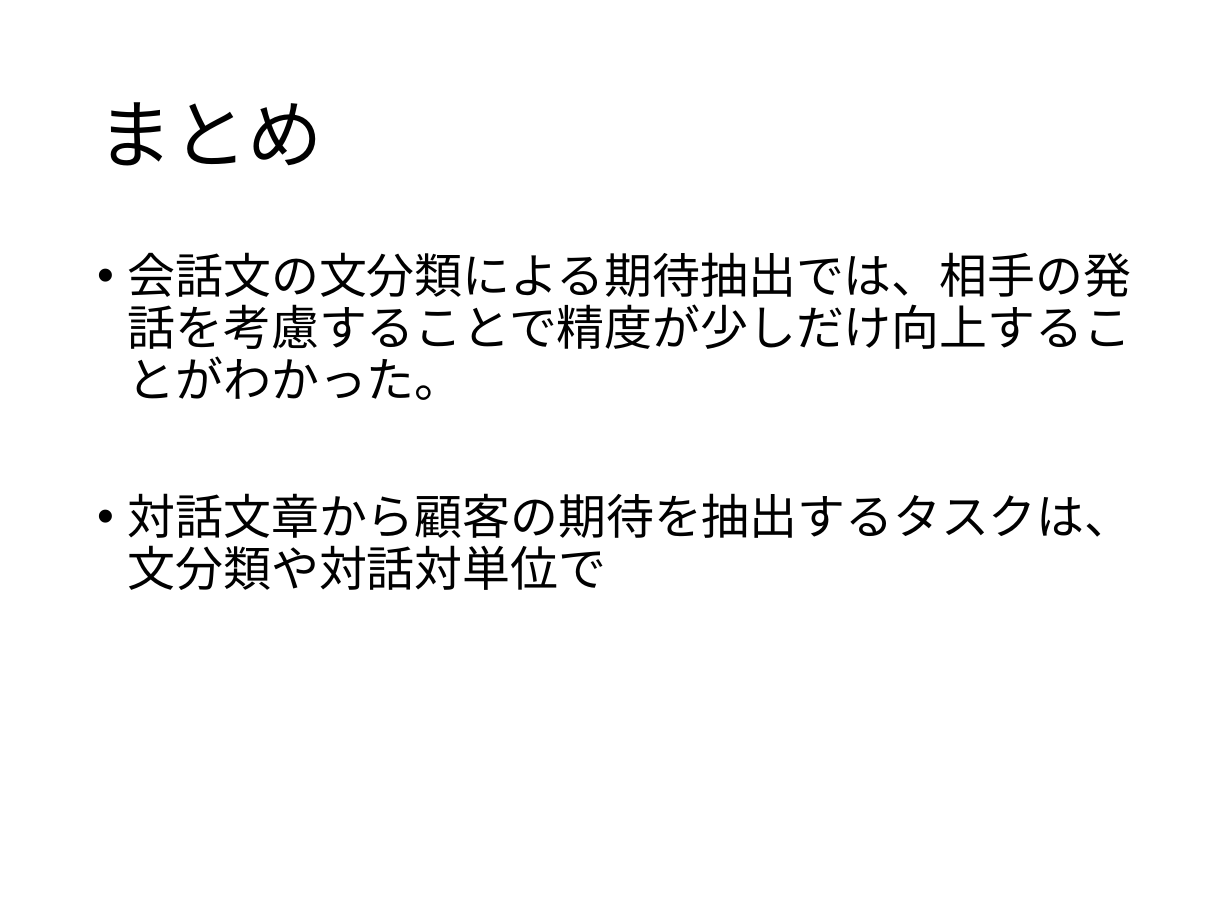
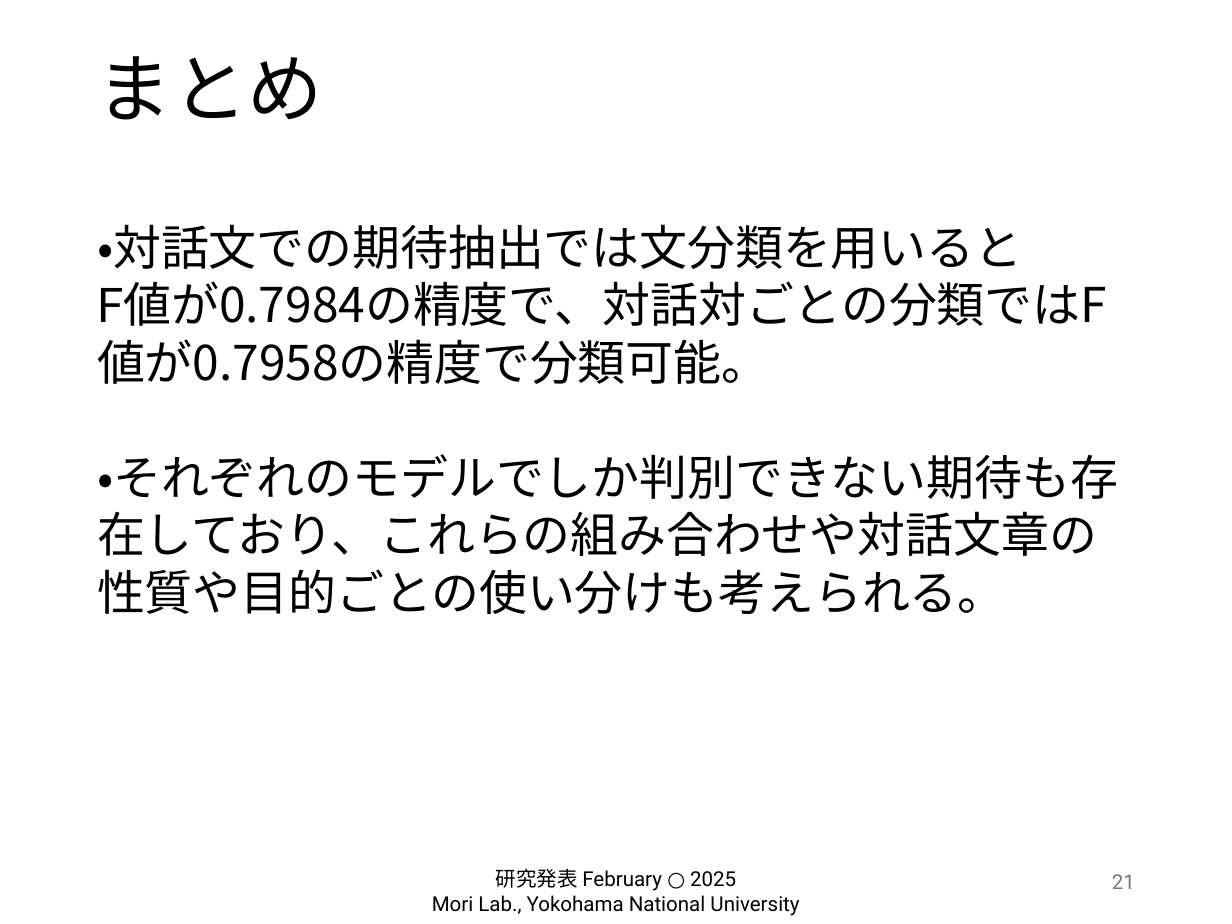
Before and after one commit to hiiragi-moon/graduation-research, a slide deck: slide 21 of 卒研発表.pptx (slide 22 before the commit). Drawn at 1232x924 pixels with LibreOffice and Linux fonts; fonts in the diff are those of the drawing; background and template pictures are left out. Boxes give left, top, right and bottom in pixels: in the first picture for what was removed or moved away, otherwise in the second. Text is boxed around its words. In the diff, an @@ line names an element or a change of style, - is before the commit and + after.

```diff
--- a/卒研発表.pptx
+++ b/卒研発表.pptx
@@ title "まとめ": place and size @@
-title "まとめ" at [97,102,323,166]
+title "まとめ" at [97,56,323,120]
@@ text at [97,224,1118,614]: text changed; font Roboto to Arial @@
-• 会話文の文分類による期待抽出では、相手の発話を考慮することで精度が少しだけ向上することがわかった。
-• 対話文章から顧客の期待を抽出するタスクは、文分類や対話対単位で
+・対話文での期待抽出では文分類を用いると
+F値が0.7984の精度で、対話対ごとの分類ではF値が0.7958の精度で分類可能。
+・それぞれのモデルでしか判別できない期待も存在しており、これらの組み合わせや対話文章の性質や目的ごとの使い分けも考えられる。
@@ text added at [432,868,799,916], 12 pt, text #000000 @@
+研究発表 February ○ 2025
+Mori Lab., Yokohama National University
@@ page number added at [1112,874,1135,889], 12 pt, text #797979 @@
+21
```
Also in this commit, not shown: 21 other slides changed, 1 slide added, 1 slide removed, 42 other files.
